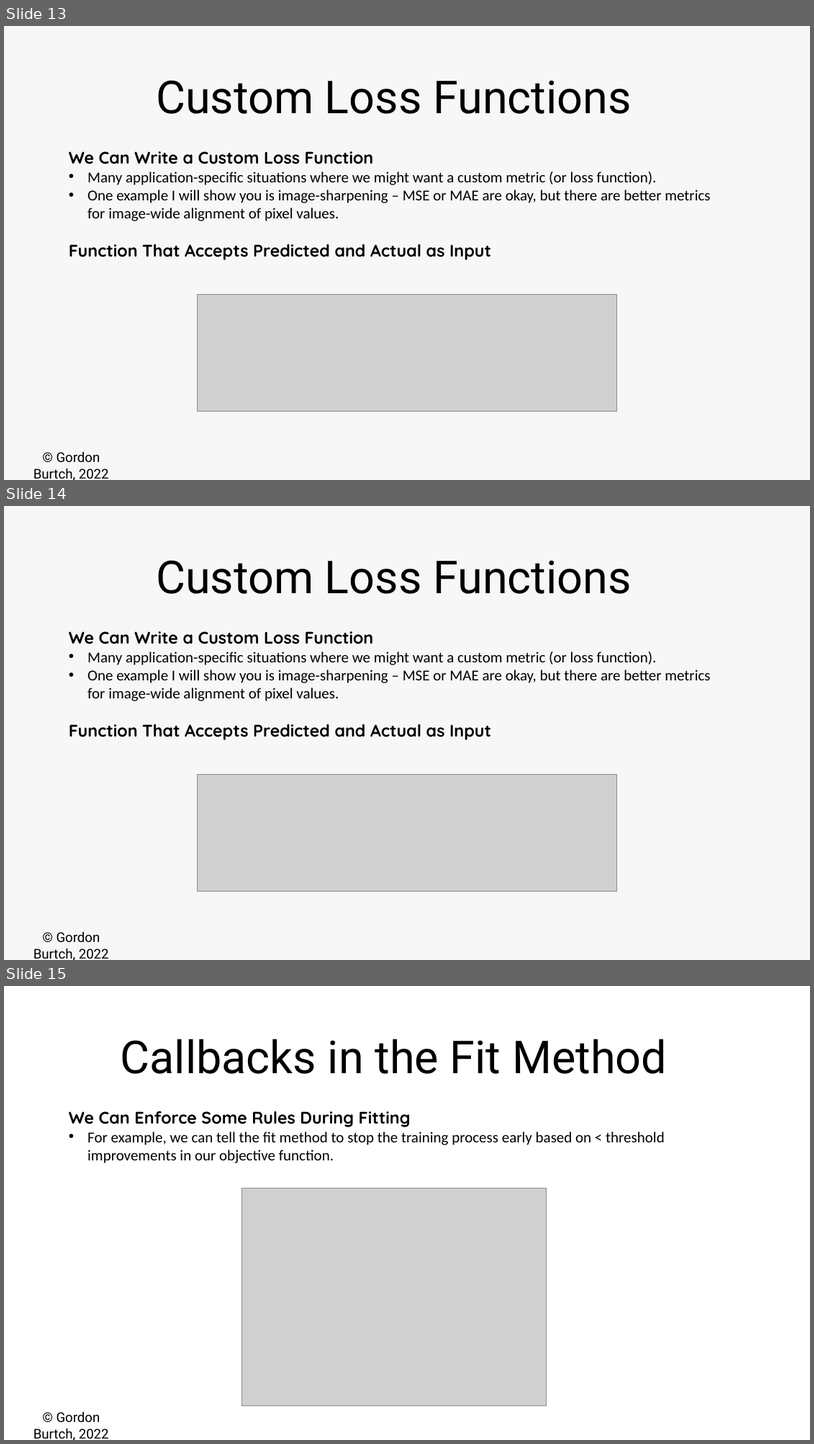
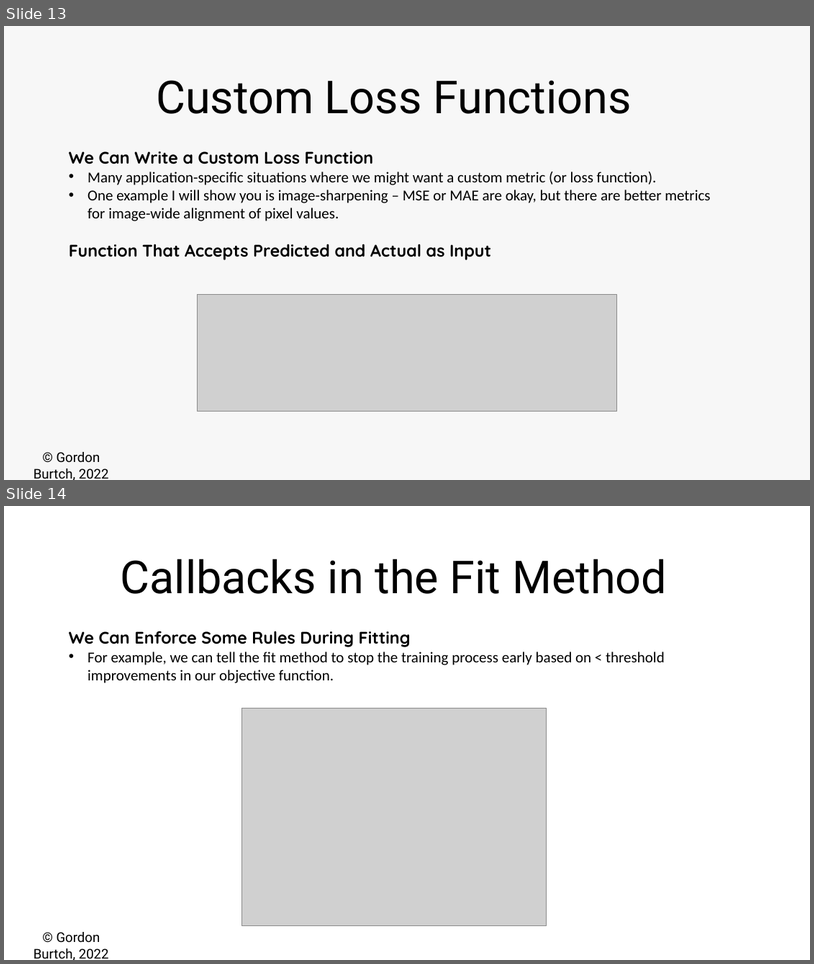
Before and after one commit to gburtch/BA865-2023, a slide deck: Lecture Materials/C/4 - FunctionalAPI.pptx. Shown one above the other, each under a label of ours: slides 13, 14 and 15 before the commit, slides 13 and 14 after it. The pictures are 814x1444 and 814x964 pixels, drawn with LibreOffice and Linux fonts; fonts in the diff are those of the drawing; grey boxes stand for pictures. Boxes give left, top, right and bottom in pixels: in the first picture for what was removed or moved away, otherwise in the second. Text is boxed around its words. In the diff, an @@ line names an element or a change of style, - is before the commit and + after.

```diff
--- a/Lecture Materials/C/4 - FunctionalAPI.pptx
+++ b/Lecture Materials/C/4 - FunctionalAPI.pptx
@@ slide 14 removed at [4,506,810,960], background #F7F7F7; not listed: 1 template element that a slide beside it also shows @@
@@ text removed at [156,560,632,594] @@
-Custom Loss Functions
@@ text removed at [69,631,710,740] @@
-We Can Write a Custom Loss Function
-• Many application-specific situations where we might want a custom metric (or loss function).
-• One example I will show you is image-sharpening – MSE or MAE are okay, but there are better metrics for image-wide alignment of pixel values.
-Function That Accepts Predicted and Actual as Input
@@ picture removed at [197,775,617,891] @@
@@ what was slide 15 is now slide 14 @@
```
Also in this commit, not shown: 2 other files.
